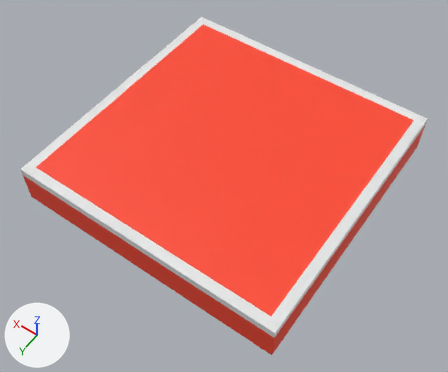
A saved change to the FBX model Assets/Models/PuzzleSlab.fbx.
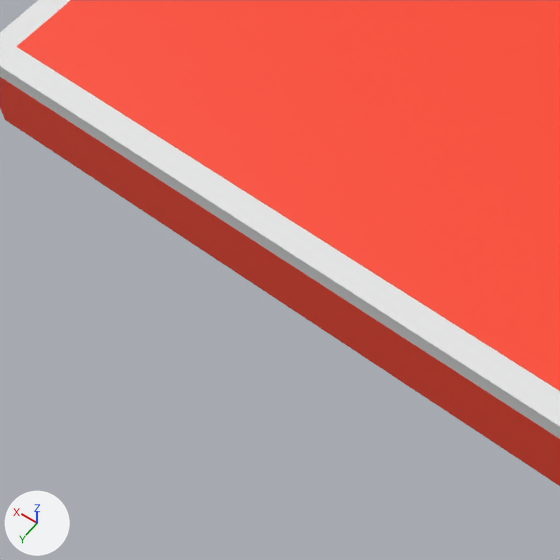
Each version appears first whole from a camera (50 mm lens) standing at (-0.811, 1.175, 1.587) and looking at (-0.072, 0.141, -0.038), and next in a close-up on the part from 7% to 56% of the width and 40% to 100% of the height. Lighting does not change. The marker at lower left points along +X, +Y and +Z. Where no turn or scale is listed for an object, it has been applied to the vertices.

The older version as bpy lines, for what is in view:
```python
me_cube_040 = bpy.data.meshes.new('Cube.040')
me_cube_040.from_pydata(...)  # 16 vertices, 14 faces; spans x -0.5..0.5, y -0.5..0.5, z -0.15..0.0
# faces by material slot: [6, 8]
me_cube_040.materials.append(mat_material)  # red #ff482e
me_cube_040.materials.append(mat_material_001)  # white #e7e7e7
ob_puzzleslab = bpy.data.objects.new('PuzzleSlab', me_cube_040)
ob_puzzleslab.location = (0.0, 0.0, 0.0)
```
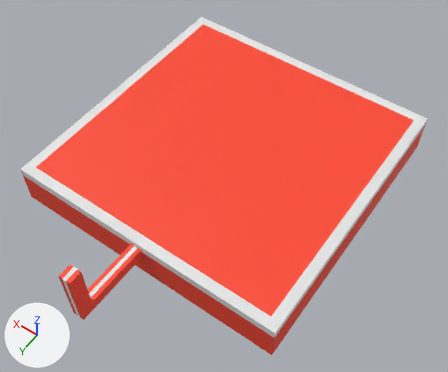
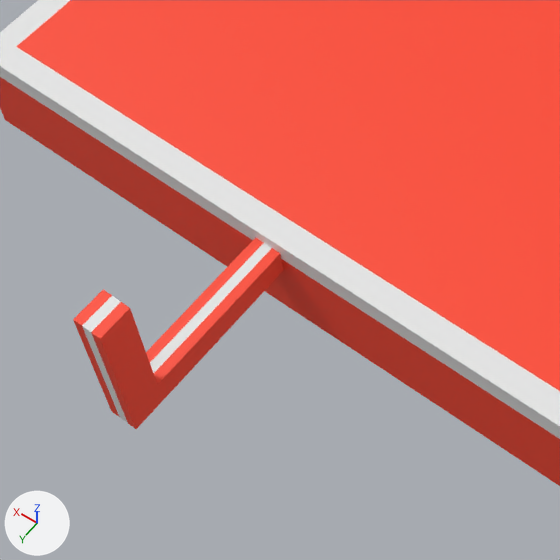
Boxes (x1, y1, x2, y2) around the edits, measured in the close-ups (560 x 560 px):
```json
{"part": 1, "of": "me_cube_040", "change": "added", "after": [73, 237, 284, 429], "on screen": "red"}
```

The change, as JSON lines over the scene's bpy script:
```json
{"block": "me_cube_040", "where": "# used by ob_puzzleslab; location = (0.0, 0.0, 0.0)"}
{"op": "remove", "block": "me_cube_040", "code": "me_cube_040.from_pydata(...)  # 16 vertices, 14 faces; spans x -0.5..0.5, y -0.5..0.5, z -0.15..0.0"}
{"op": "add", "block": "me_cube_040", "code": "me_cube_040.from_pydata(...)  # 48 vertices, 44 faces; spans x -0.5..0.5, y -0.5..0.761, z -0.15..0.154"}
{"block": "me_cube_040", "change": "me_cube_040 part 1: a new loose piece of 32 vertices spanning x -0.02..0.02, y 0.494..0.761, z -0.057..0.154"}
```
